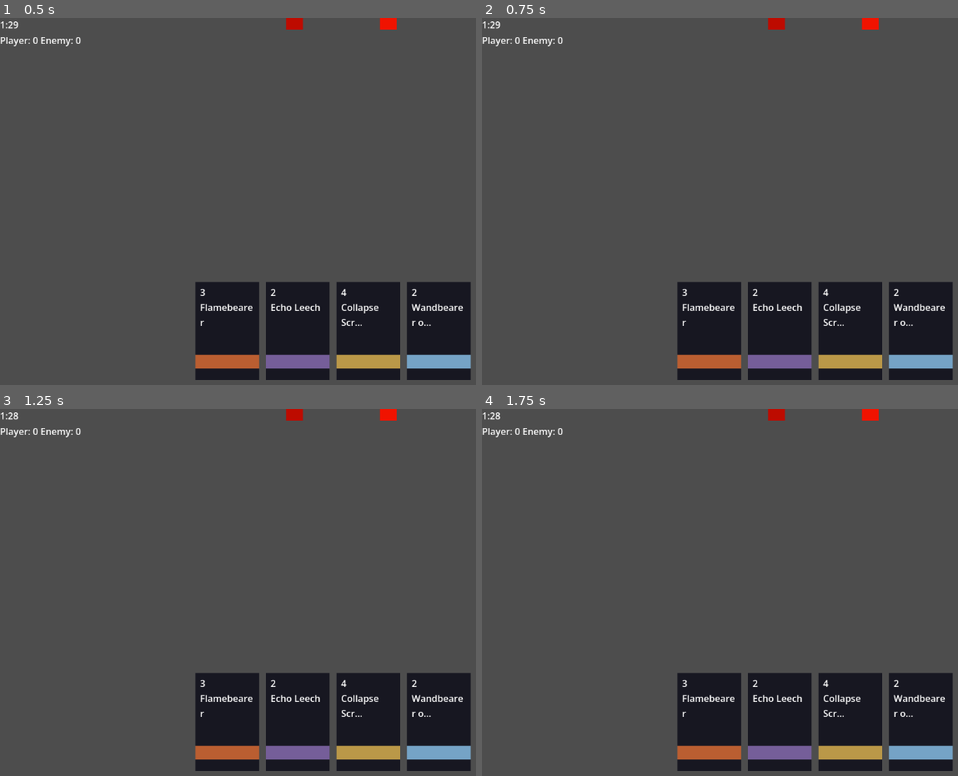
Above: before the commit, frames 1-4 (two rows, left to right).
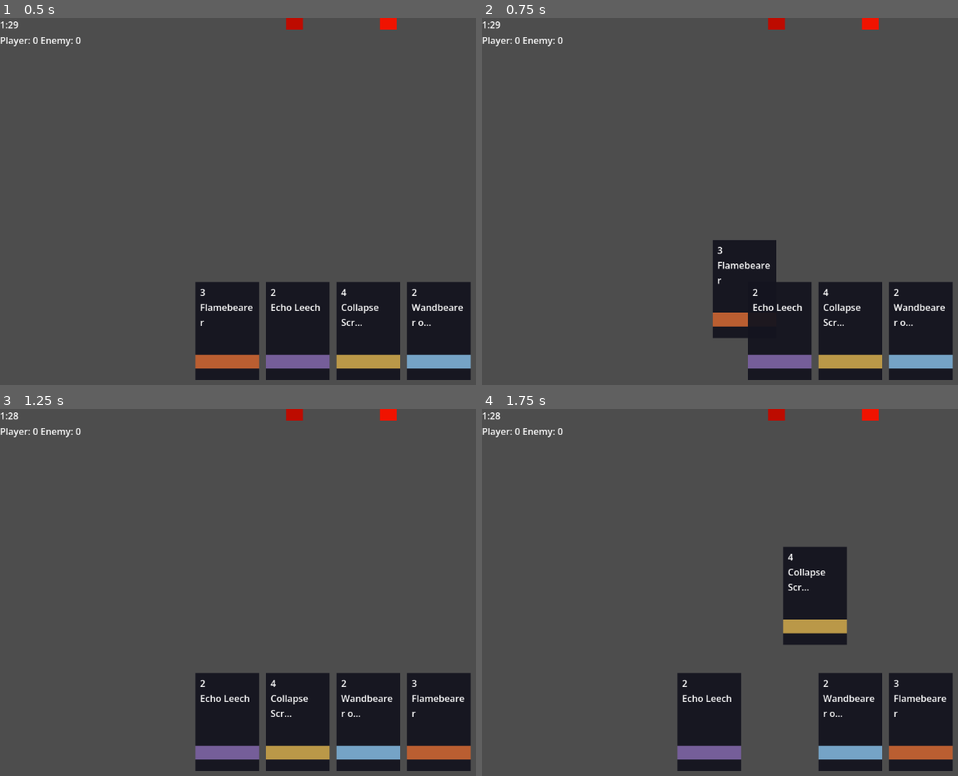
Above: after the commit, the same moments.

Repository: EchoPath-Source/echowars
Game: Godot game, scene res://arena.tscn
Two runs of this game, one before a commit and one after it. Both use one fixed random seed, a clock stepped at 60 frames per second and the inputs below.
Inputs (mouse positions are in pixels of both pictures, inside the frame that each line leads up to):
- Up to frame 1 (0.5 s): no input
- Up to frame 2 (0.75 s): tap Enter (ui_accept) at 0.5 s; drag from (710, 329) to (815, 205) at 0.52 s
- Up to frame 3 (1.25 s): no input
- Up to frame 4 (1.75 s): drag from (781, 720) to (815, 596) at 1.27 s

Frame 1 is identical in both runs. In frame 2, 4.6% of the frame differs, in the area x 40-62%, y 60-99%; in frame 3, 2.7%; in frame 4, 9.2%, in the area x 40-99%, y 37-99%.

Commit message:
UI: fix card drag interaction

Diff:
--- a/scripts/ui/card_ui.gd
+++ b/scripts/ui/card_ui.gd
@@ -5,6 +5,14 @@
 @onready var cost_label = $CostLabel
 @onready var name_label = $CardNameLabel
 @onready var faction_block = $FactionColorBlock
+
+func _ready() -> void:
+	# The root CardUI should receive the press event; visual children should not swallow it.
+	mouse_filter = Control.MOUSE_FILTER_STOP
+	$Background.mouse_filter = Control.MOUSE_FILTER_IGNORE
+	$CostLabel.mouse_filter = Control.MOUSE_FILTER_IGNORE
+	$CardNameLabel.mouse_filter = Control.MOUSE_FILTER_IGNORE
+	$FactionColorBlock.mouse_filter = Control.MOUSE_FILTER_IGNORE
 
 func setup(card, index: int) -> void:
 	cost_label.text = str(card.resonance_cost)
@@ -30,3 +38,5 @@
 func _gui_input(event: InputEvent) -> void:
 	if event is InputEventScreenTouch and event.pressed:
 		drag_started.emit()
+	elif event is InputEventMouseButton and event.button_index == MOUSE_BUTTON_LEFT and event.pressed:
+		drag_started.emit()
